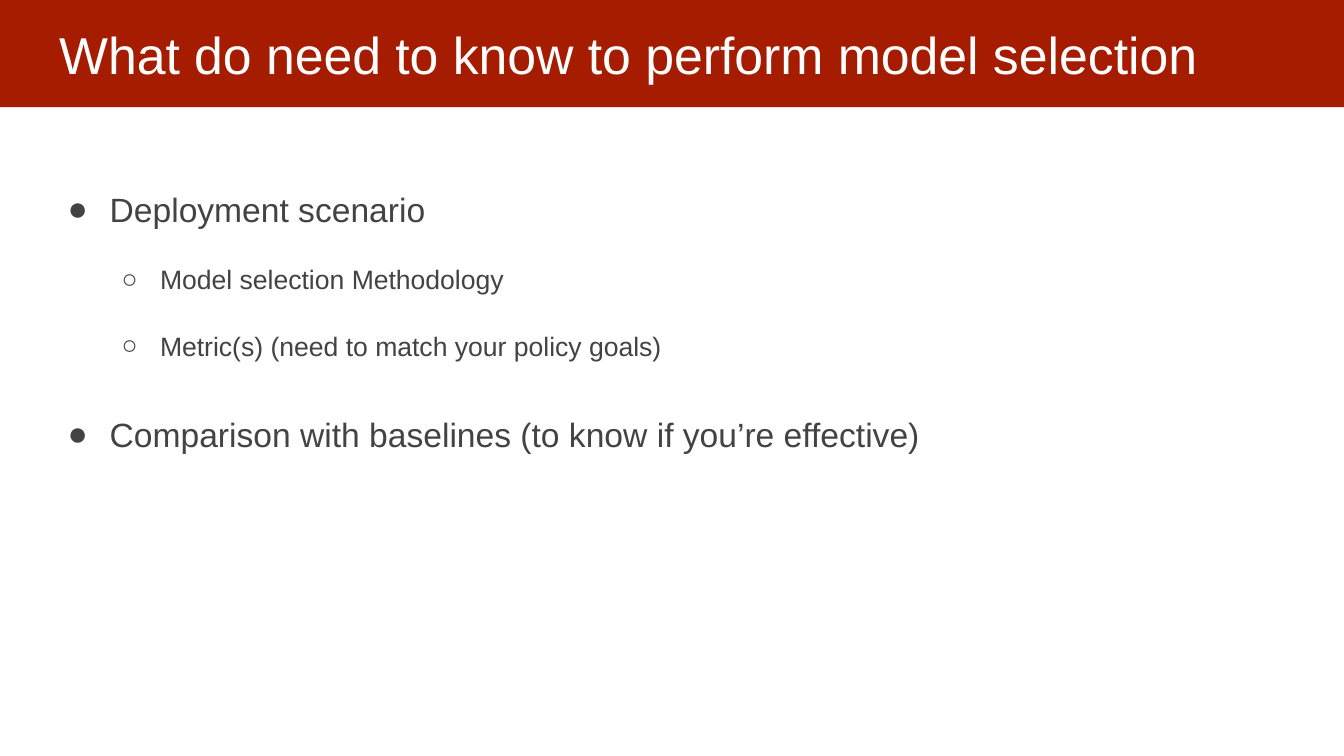
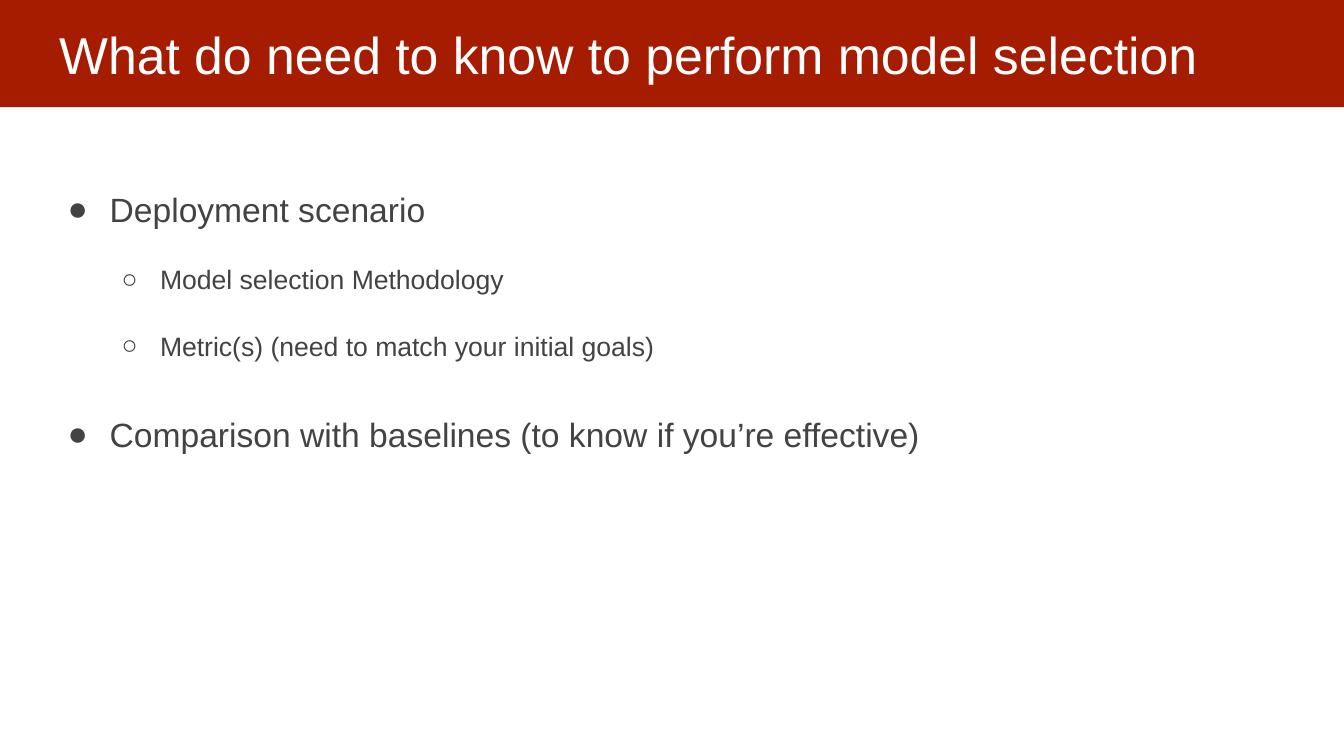
Before and after one commit to dssg/MLinPractice, a slide deck: slide 11 of Lectures/Lecture5-ModelSelection.pptx. Drawn at 1344x756 pixels with LibreOffice and Linux fonts; fonts in the diff are those of the drawing. Boxes give left, top, right and bottom in pixels: in the first picture for what was removed or moved away, otherwise in the second. Text is boxed around its words. In the diff, an @@ line names an element or a change of style, - is before the commit and + after.

Commit message:
updated model selection

```diff
--- a/Lectures/Lecture5-ModelSelection.pptx
+++ b/Lectures/Lecture5-ModelSelection.pptx
@@ text at <box>160,336,654,361</box>: text changed @@
-  ○ Metric(s) (need to match your policy goals)
+  ○ Metric(s) (need to match your initial goals)
```
Also in this commit, not shown: 3 other slides changed, 1 slide added.
